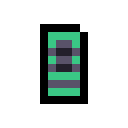
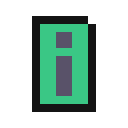
Two versions of the same layered image (128 x 128). Layer-by-layer changes:
painted on "Layer 1" over [left=32, top=16, right=96, bottom=112]
